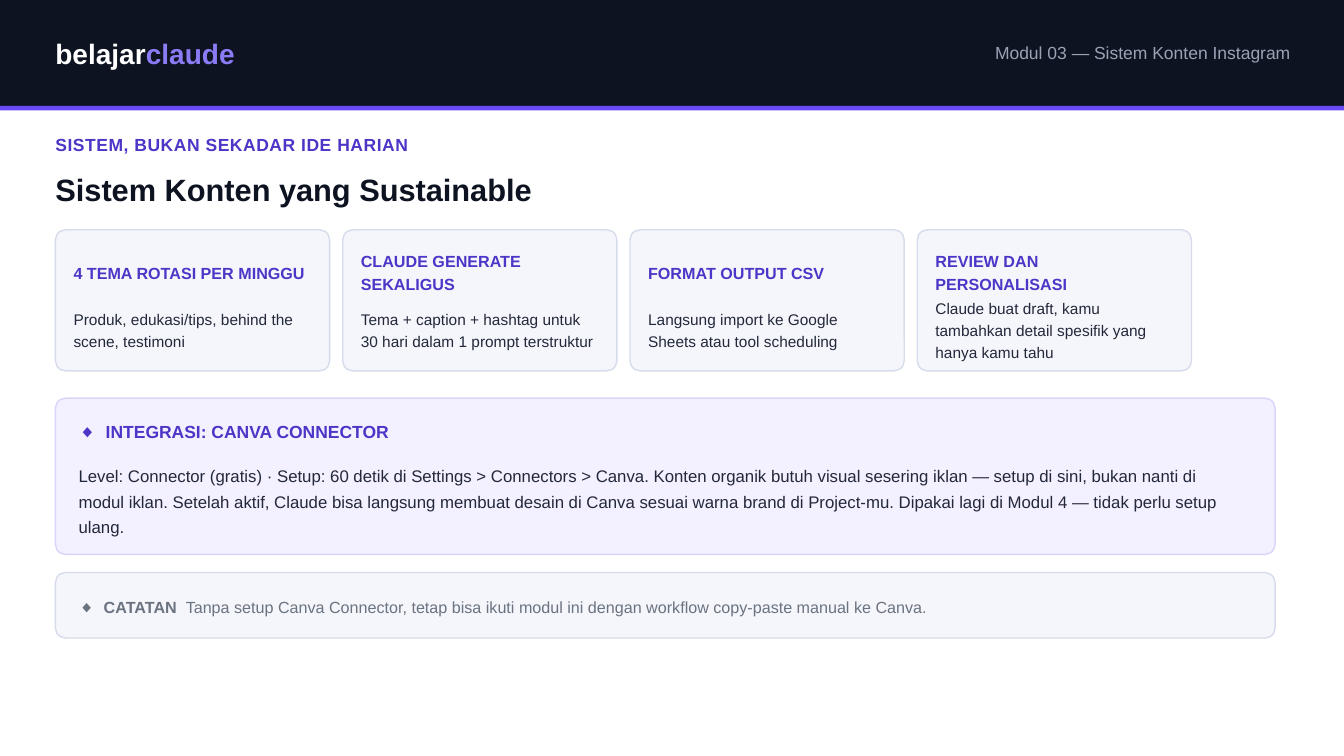
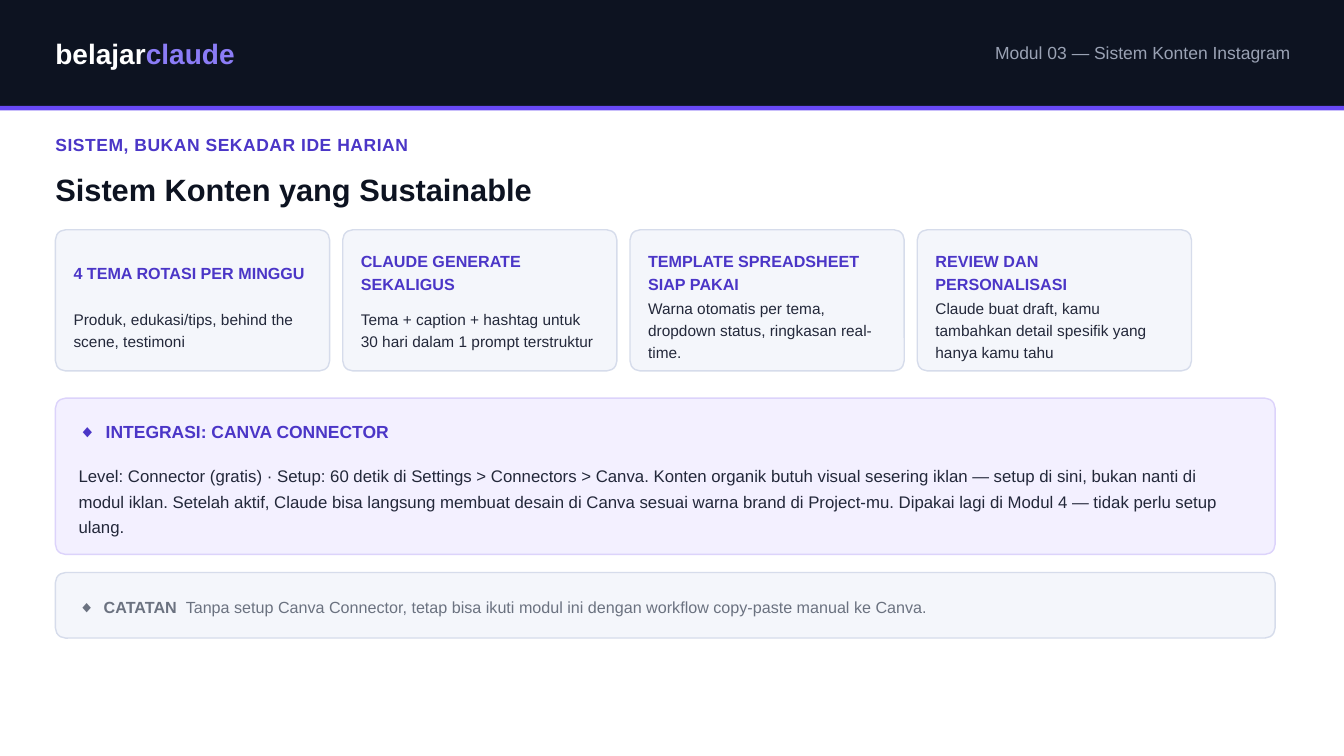
Before and after one commit to juliautomo/belajar-claude, a slide deck: slide 2 of Content-Marketing/M03-Konten-Instagram/K3-M03-Sistem-Konten-Instagram.pptx. Drawn at 1344x756 pixels with LibreOffice and Linux fonts; fonts in the diff are those of the drawing. Boxes give left, top, right and bottom in pixels: in the first picture for what was removed or moved away, otherwise in the second. Text is boxed around its words. In the diff, an @@ line names an element or a change of style, - is before the commit and + after.

```diff
--- a/Content-Marketing/M03-Konten-Instagram/K3-M03-Sistem-Konten-Instagram.pptx
+++ b/Content-Marketing/M03-Konten-Instagram/K3-M03-Sistem-Konten-Instagram.pptx
@@ text at (648, 255, 859, 290): text changed @@
-FORMAT OUTPUT CSV
+TEMPLATE SPREADSHEET SIAP PAKAI
@@ text at (648, 303, 872, 358): text changed @@
-Langsung import ke Google Sheets atau tool scheduling
+Warna otomatis per tema, dropdown status, ringkasan real-time.
```
Also in this commit, not shown: 3 other slides changed.
